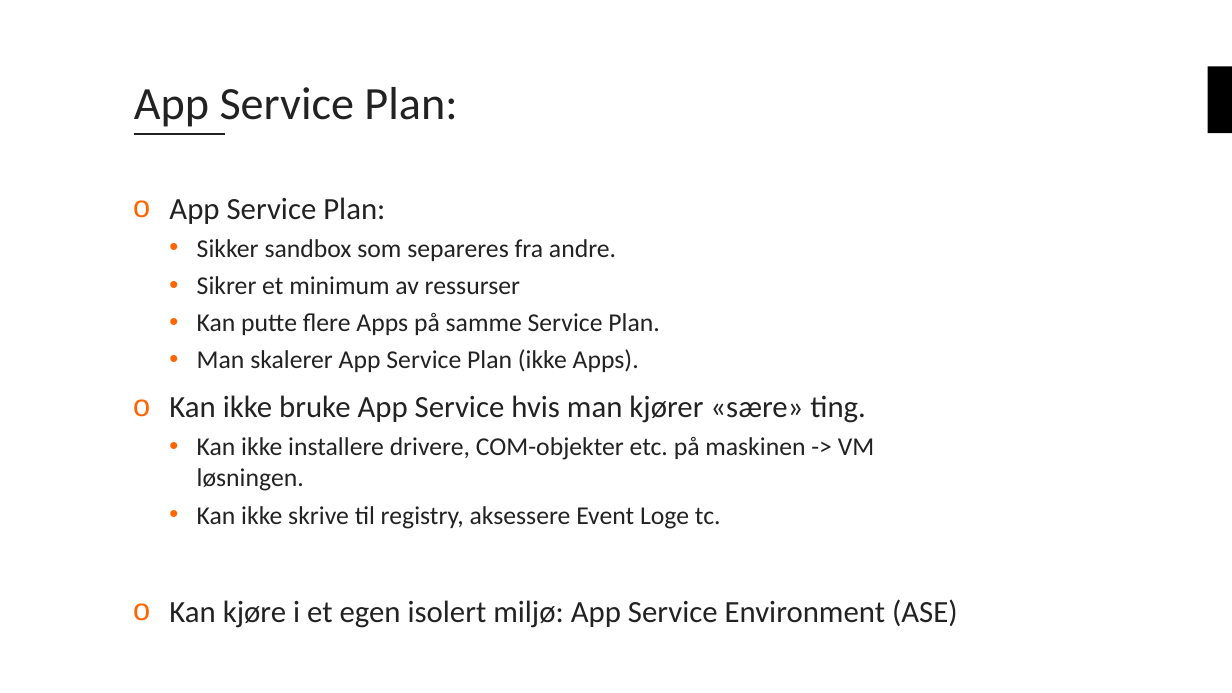
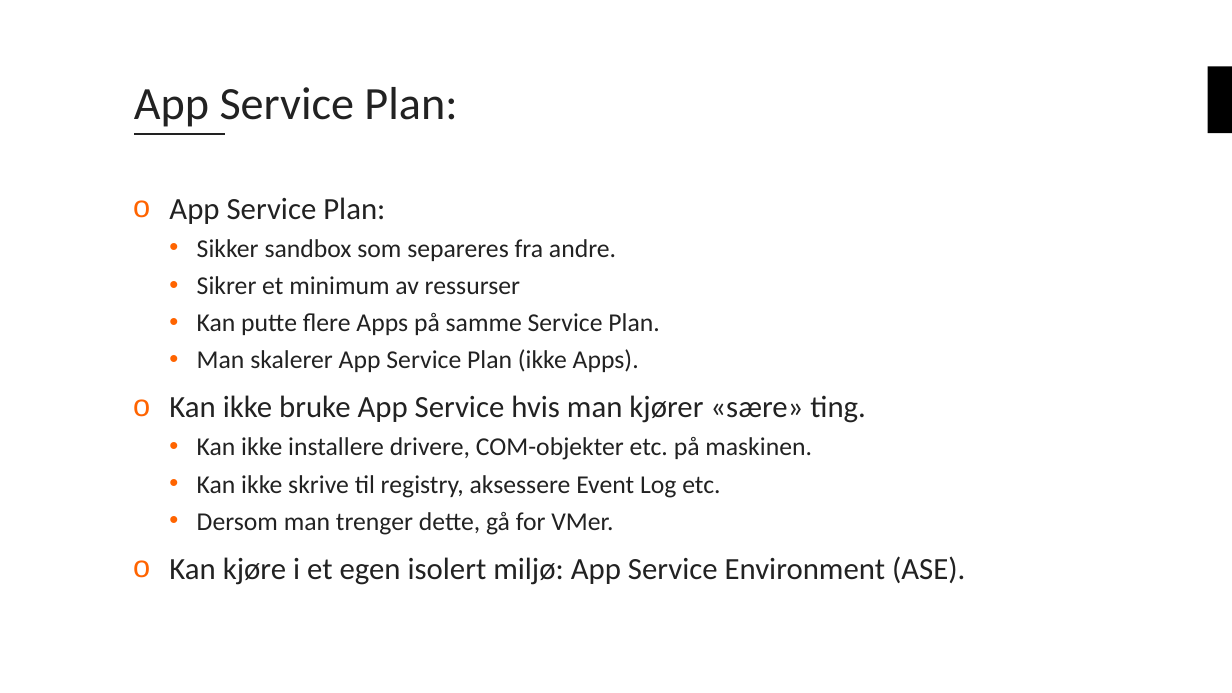
Before and after one commit to bouvet/azure-workshops, a slide deck: slide 19 of Workshop_1/Presentation/Azureskolen-Workshop#1.pptx. Drawn at 1232x693 pixels with LibreOffice and Linux fonts; fonts in the diff are those of the drawing; background and template pictures are left out. Boxes give left, top, right and bottom in pixels: in the first picture for what was removed or moved away, otherwise in the second. Text is boxed around its words. In the diff, an @@ line names an element or a change of style, - is before the commit and + after.

Commit message:
Updated presentation

```diff
--- a/Workshop_1/Presentation/Azureskolen-Workshop#1.pptx
+++ b/Workshop_1/Presentation/Azureskolen-Workshop#1.pptx
@@ text at <box>169,437,965,585</box>: text changed @@
-  • Kan ikke installere drivere, COM-objekter etc. på maskinen -> VM løsningen.
-  • Kan ikke skrive til registry, aksessere Event Loge tc.
-o Kan kjøre i et egen isolert miljø: App Service Environment (ASE)
+  • Kan ikke installere drivere, COM-objekter etc. på maskinen.
+  • Kan ikke skrive til registry, aksessere Event Log etc.
+  • Dersom man trenger dette, gå for VMer.
+o Kan kjøre i et egen isolert miljø: App Service Environment (ASE).
```
Also in this commit, not shown: 2 other slides changed.
